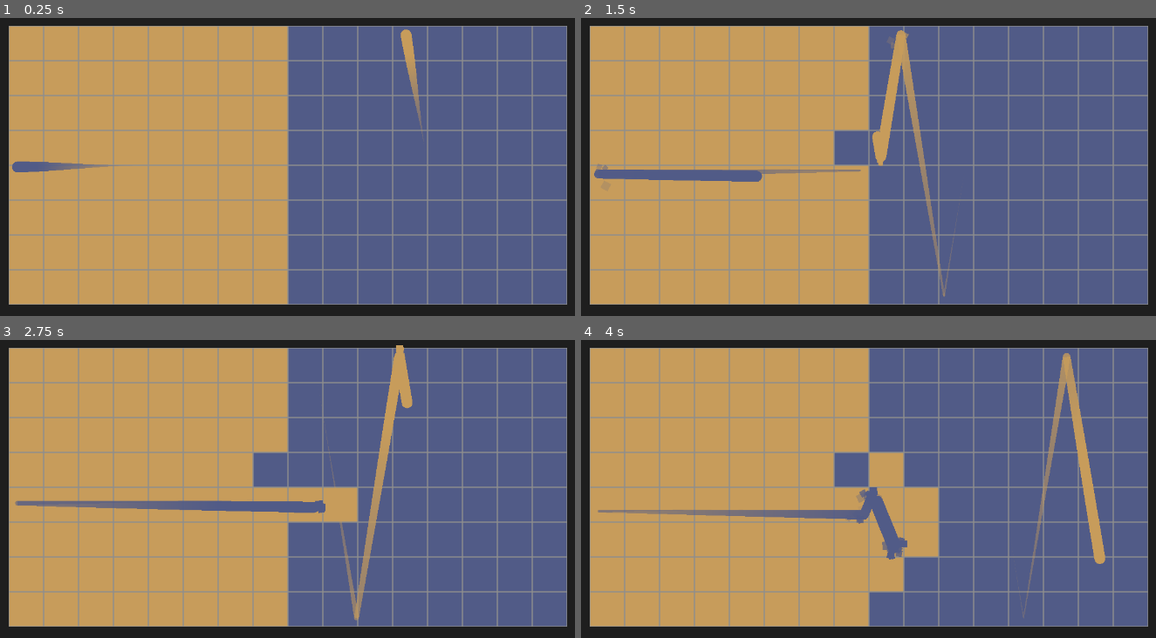
Above: before the commit, frames 1-4 (two rows, left to right).
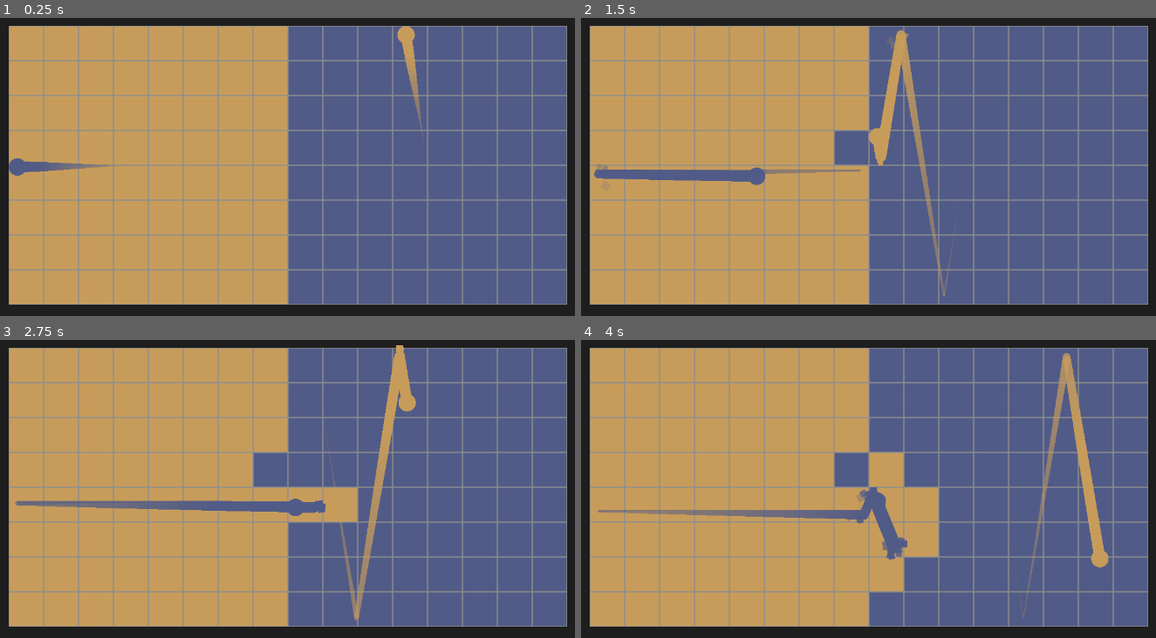
Above: after the commit, the same moments.

Repository: LiteFeather1/night-day-pong
Game: Godot game, scene res://scenes/main.tscn
Same seed, same stepped clock (60 frames per second), same inputs: the game is played once before the commit and once after it.
Inputs:
- Up to frame 1 (0.25 s): no input
- Up to frame 2 (1.5 s): no input
- Up to frame 3 (2.75 s): no input
- Up to frame 4 (4 s): no input

The runs differ from the first frame. In frame 1, 0.1% of the frame differs, in the area x 1-73%, y 2-53%; in frame 2, 0.1%; in frame 3, 0.1%; in frame 4, 0.1%.

Commit message:
minor tweaks

Diff:
--- a/scenes/ball.gd
+++ b/scenes/ball.gd
@@ -11,15 +11,18 @@
 func _process(delta: float) -> void:
 	var collision_info = move_and_collide(velocity * delta)
 
-	if collision_info:
-		var normal = collision_info.get_normal()
-		velocity = velocity.bounce(normal)
+	if collision_info == null:
+		return
 
-		on_hit.emit(collision_info.get_position(), normal, sprite_2d.modulate)
+	var normal = collision_info.get_normal()
+	velocity = velocity.bounce(normal)
 
-		var block = collision_info.get_collider() as Block
-		if block:
-			block.flip()
+	on_hit.emit(collision_info.get_position(), normal, sprite_2d.modulate)
+
+	var block = collision_info.get_collider() as Block
+	if block:
+		block.flip()
+
 
 func set_pos_scale(pos: Vector2, scal: float) -> void:
 	position = pos
--- a/scenes/ball.tscn
+++ b/scenes/ball.tscn
@@ -21,7 +21,6 @@
 shape = SubResource("CircleShape2D_onjxi")
 
 [node name="Sprite2D" type="Sprite2D" parent="."]
-visible = false
 z_index = 100
 texture = ExtResource("2_o7l0l")
 
--- a/scenes/block.gd
+++ b/scenes/block.gd
@@ -1,5 +1,6 @@
 class_name Block
 extends StaticBody2D
+
 
 signal hit(block: Block)
 
--- a/scenes/trail.gd
+++ b/scenes/trail.gd
@@ -2,7 +2,7 @@
 extends Line2D
 
 
-@export var max_point_count = 50
+@export var max_point_count = 64
 
 
 func  _process(_delta: float) -> void:
--- a/scenes/trail.tscn
+++ b/scenes/trail.tscn
@@ -18,4 +18,3 @@
 end_cap_mode = 2
 antialiased = true
 script = ExtResource("1_fmkc4")
-max_point_count = 64
